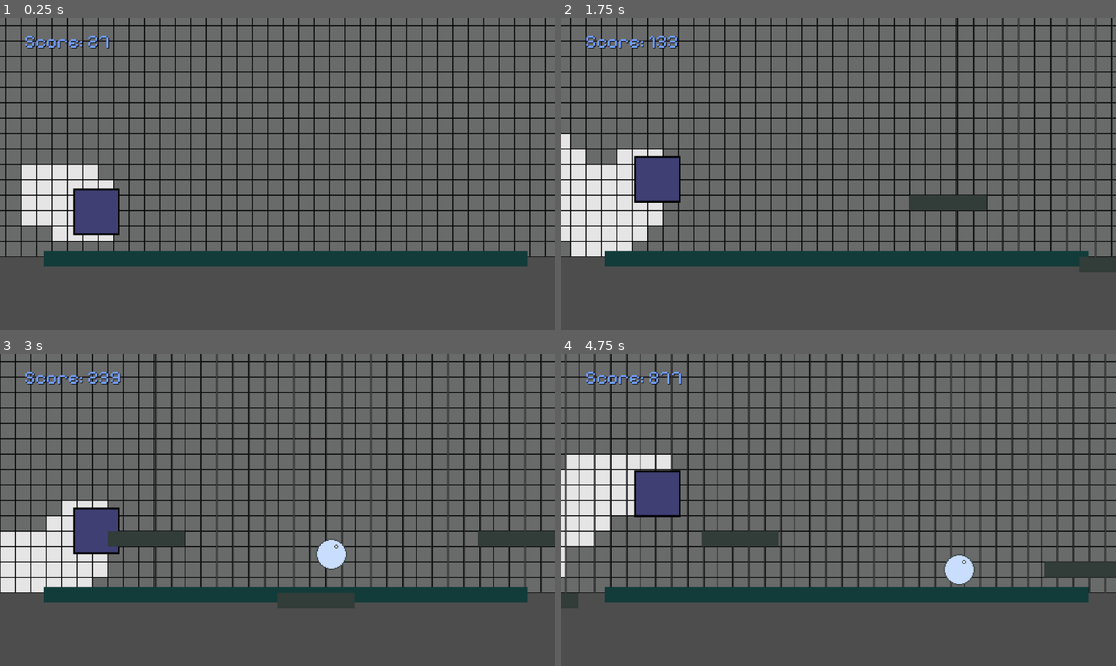
Above: before the commit, frames 1-4 (two rows, left to right).
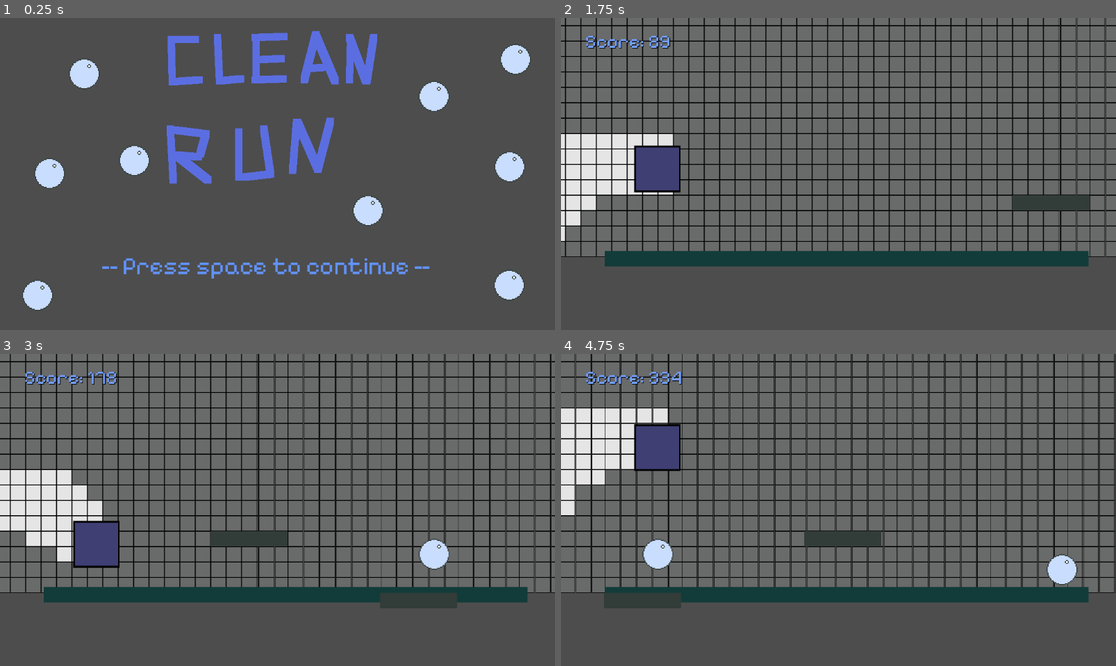
Above: after the commit, the same moments.

Repository: AJRodz88/ggj2025
Game: Godot game, scene res://title_screen.tscn
Same seed, same stepped clock (60 frames per second), same inputs: the game is played once before the commit and once after it. Before the commit the project starts from res://World.tscn.
Inputs:
- Up to frame 1 (0.25 s): no input
- Up to frame 2 (1.75 s): tap Space at 0.5 s; hold Right (ui_right) from 0.53 s (still down); tap Enter (ui_accept) at 0.6, 0.77, 1.07, 1.35, 1.52 s
- Up to frame 3 (3 s): tap Enter (ui_accept) at 1.82, 2.1, 2.85 s; release Right (ui_right) at 2.03 s; hold Left (ui_left) 2.03-2.78 s; hold Right (ui_right) from 2.78 s (still down)
- Up to frame 4 (4.75 s): tap Enter (ui_accept) at 3.02, 3.32, 3.6, 3.77, 4.07, 4.35, 4.52 s; release Right (ui_right) at 4.28 s; hold Left (ui_left) from 4.28 s (still down)

The runs differ from the first frame. In frame 1, 77% of the frame differs, in the area x 0-100%, y 0-94%; in frame 2, 18%; in frame 3, 22%; in frame 4, 25%.

Commit message:
Last commit before 5!

Diff:
--- a/Scripts/game_manager.gd
+++ b/Scripts/game_manager.gd
@@ -3,13 +3,11 @@
 @onready var HighScore: int = 0
 var RightEdge: float = 1280
 @onready var playerIsDead: bool = false
-var save_data: Save
+var save_data: SaveData
 
 # Called when the node enters the scene tree for the first time.
 func _ready() -> void:
-	#save_data = Save.load_or_create()
-	#HighScore = save_data.high_score
-	HighScore = 0
+	save_data = SaveData.load_or_create()
 	pass # Replace with function body.
 
 # Called every frame. 'delta' is the elapsed time since the previous frame.
--- a/Scripts/save.gd
+++ b/Scripts/save.gd
@@ -1,4 +1,4 @@
-class_name Save extends Resource
+class_name SaveData extends Resource
 
 @export var high_score: int = 0
 
@@ -9,12 +9,12 @@
 	ResourceSaver.save(self, save_path)
 
 
-static func load_or_create() -> Save:
+static func load_or_create() -> SaveData:
 
-	var res: Save
+	var res: SaveData
 	if FileAccess.file_exists(save_path):
-		res = load(save_path) as Save
+		res = load(save_path) as SaveData
 	else:
-		res = Save.new()
+		res = SaveData.new()
 
 	return res
--- a/project.godot
+++ b/project.godot
@@ -11,7 +11,7 @@
 [application]
 
 config/name="GGJ2025"
-run/main_scene="res://World.tscn"
+run/main_scene="res://title_screen.tscn"
 config/features=PackedStringArray("4.3", "Forward Plus")
 config/icon="res://icon.svg"
 
--- /dev/null
+++ b/title_screen.gd
@@ -0,0 +1,14 @@
+extends Node2D
+
+
+# Called when the node enters the scene tree for the first time.
+func _ready() -> void:
+	pass # Replace with function body.
+
+
+# Called every frame. 'delta' is the elapsed time since the previous frame.
+func _process(delta: float) -> void:
+
+	if Input.is_action_just_pressed("ui_accept"):
+		get_tree().change_scene_to_file("res://World.tscn")
+	pass
--- /dev/null
+++ b/title_screen.tscn
@@ -0,0 +1,63 @@
+[gd_scene load_steps=5 format=3 uid="uid://bufx2wo5bhtit"]
+
+[ext_resource type="Texture2D" uid="uid://bmycms04ydwng" path="res://Sprites/TitleScreen.png" id="1_inqj4"]
+[ext_resource type="Script" path="res://title_screen.gd" id="1_uhihu"]
+[ext_resource type="FontFile" uid="uid://e6cpa7linuf6" path="res://Sprites/Pixelify_Sans/PixelifySans-VariableFont_wght.ttf" id="2_gapo2"]
+[ext_resource type="Texture2D" uid="uid://dr0x2auy66nj3" path="res://Sprites/Bubble.png" id="3_havwb"]
+
+[node name="TitleScreen" type="Node2D"]
+script = ExtResource("1_uhihu")
+
+[node name="TitleName" type="Sprite2D" parent="."]
+position = Vector2(557, 256)
+texture = ExtResource("1_inqj4")
+
+[node name="Label" type="Label" parent="."]
+offset_left = 211.0
+offset_top = 485.0
+offset_right = 893.0
+offset_bottom = 545.0
+theme_override_colors/font_color = Color(0.379009, 0.572699, 1, 1)
+theme_override_fonts/font = ExtResource("2_gapo2")
+theme_override_font_sizes/font_size = 50
+text = "-- Press space to continue --"
+
+[node name="Sprite2D" type="Sprite2D" parent="."]
+position = Vector2(175, 116)
+texture = ExtResource("3_havwb")
+
+[node name="Sprite2D2" type="Sprite2D" parent="."]
+position = Vector2(175, 116)
+texture = ExtResource("3_havwb")
+
+[node name="Sprite2D3" type="Sprite2D" parent="."]
+position = Vector2(901, 163)
+texture = ExtResource("3_havwb")
+
+[node name="Sprite2D6" type="Sprite2D" parent="."]
+position = Vector2(1058, 309)
+texture = ExtResource("3_havwb")
+
+[node name="Sprite2D7" type="Sprite2D" parent="."]
+position = Vector2(764, 400)
+texture = ExtResource("3_havwb")
+
+[node name="Sprite2D8" type="Sprite2D" parent="."]
+position = Vector2(78, 576)
+texture = ExtResource("3_havwb")
+
+[node name="Sprite2D9" type="Sprite2D" parent="."]
+position = Vector2(1057, 555)
+texture = ExtResource("3_havwb")
+
+[node name="Sprite2D10" type="Sprite2D" parent="."]
+position = Vector2(103, 323)
+texture = ExtResource("3_havwb")
+
+[node name="Sprite2D4" type="Sprite2D" parent="."]
+position = Vector2(279, 296)
+texture = ExtResource("3_havwb")
+
+[node name="Sprite2D5" type="Sprite2D" parent="."]
+position = Vector2(1070, 86)
+texture = ExtResource("3_havwb")
--- a/world.gd
+++ b/world.gd
@@ -48,9 +48,9 @@
 		resetTimer -= delta
 
 		if resetTimer <= 0:
+			GameManager.Save()
 			GameManager.HighScore = 0
-			#GameManager.Save()
-			get_tree().reload_current_scene()
+			get_tree().change_scene_to_file("res://title_screen.tscn")
 
 		return
 
Binary file added: GGJ2025.apple-touch-icon.png
Not shown, added: GGJ2025.apple-touch-icon.png.import
Binary file added: GGJ2025.icon.png
Not shown, added: GGJ2025.icon.png.import
Binary file added: GGJ2025.png
Not shown, added: GGJ2025.png.import
Binary file added: ItchIoBuild/GGJ2025.apple-touch-icon.png
Not shown, added: ItchIoBuild/GGJ2025.apple-touch-icon.png.import
Binary file added: ItchIoBuild/GGJ2025.icon.png
Not shown, added: ItchIoBuild/GGJ2025.icon.png.import
Binary file added: ItchIoBuild/GGJ2025.png
Not shown, added: ItchIoBuild/GGJ2025.png.import
(and 16 more such lines)
